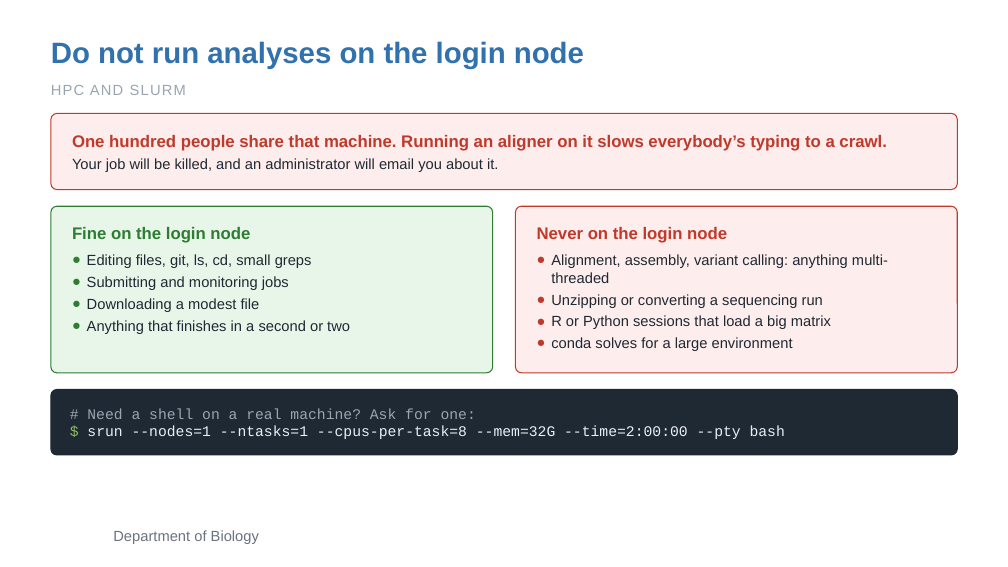
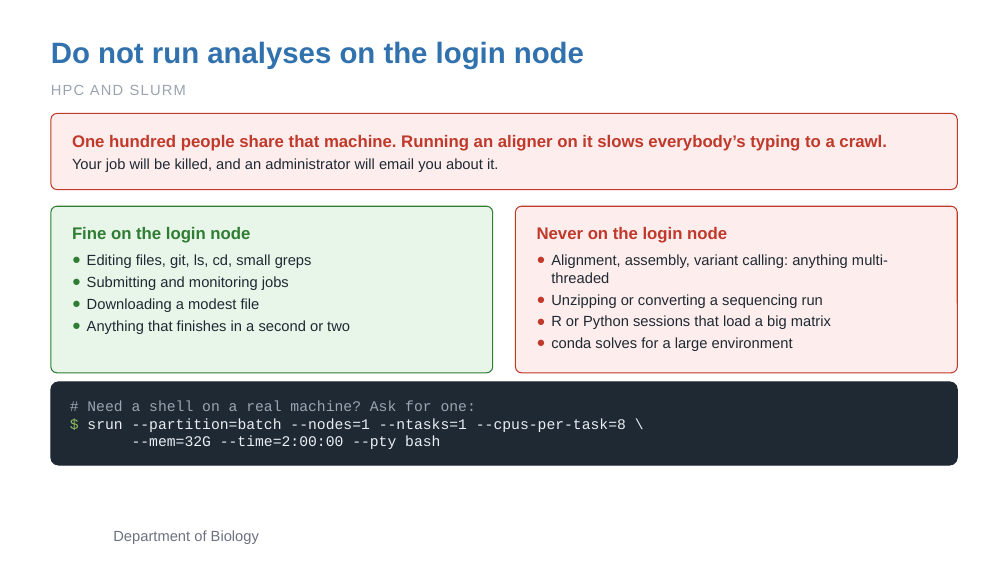
Before and after one commit to zhan4429/TuftsAppliedBioinfo, a slide deck: slide 5 of slides/week-01/Week01_Session2_HPC_Envs_Containers_Data.pptx. Drawn at 1008x567 pixels with LibreOffice and Linux fonts; fonts in the diff are those of the drawing; background and template pictures are left out. Boxes give left, top, right and bottom in pixels: in the first picture for what was removed or moved away, otherwise in the second. Text is boxed around its words. In the diff, an @@ line names an element or a change of style, - is before the commit and + after.

```diff
--- a/slides/week-01/Week01_Session2_HPC_Envs_Containers_Data.pptx
+++ b/slides/week-01/Week01_Session2_HPC_Envs_Containers_Data.pptx
@@ rounded rectangle: place and size @@
-rounded rectangle at bbox=[51, 389, 957, 455]
+rounded rectangle at bbox=[51, 382, 957, 465]
@@ text "# Need a shell on ...": place and size @@
-text "# Need a shell on ..." at bbox=[87, 408, 476, 419]
+text "# Need a shell on ..." at bbox=[87, 400, 476, 411]
@@ text at bbox=[87, 418, 626, 449]: text changed @@
-$ srun --nodes=1 --ntasks=1 --cpus-per-task=8 --mem=32G --time=2:00:00 --pty bash
+$ srun --partition=batch --nodes=1 --ntasks=1 --cpus-per-task=8 \
+--mem=32G --time=2:00:00 --pty bash
```
Also in this commit, not shown: 5 other slides changed, 13 other files.
